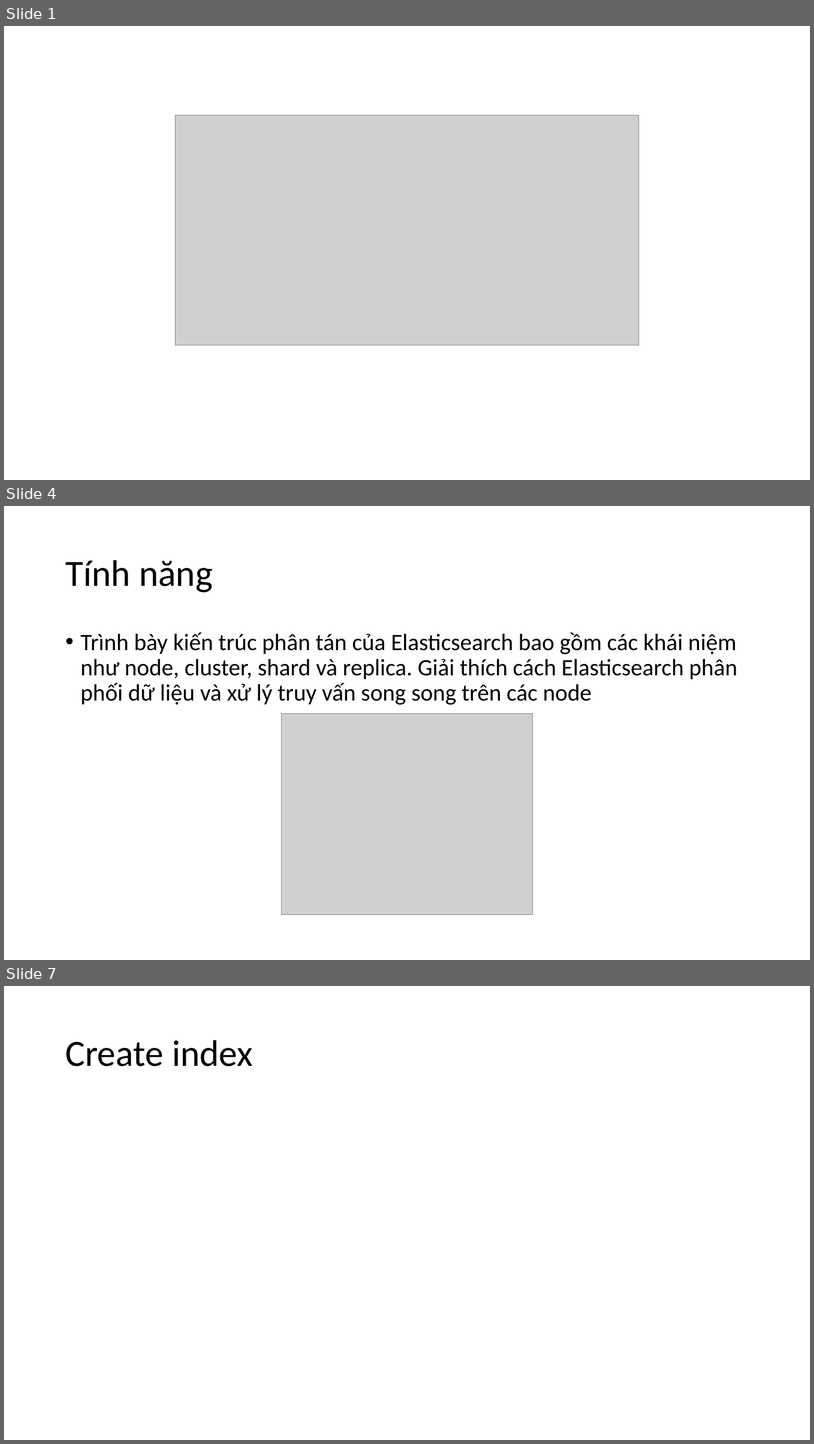
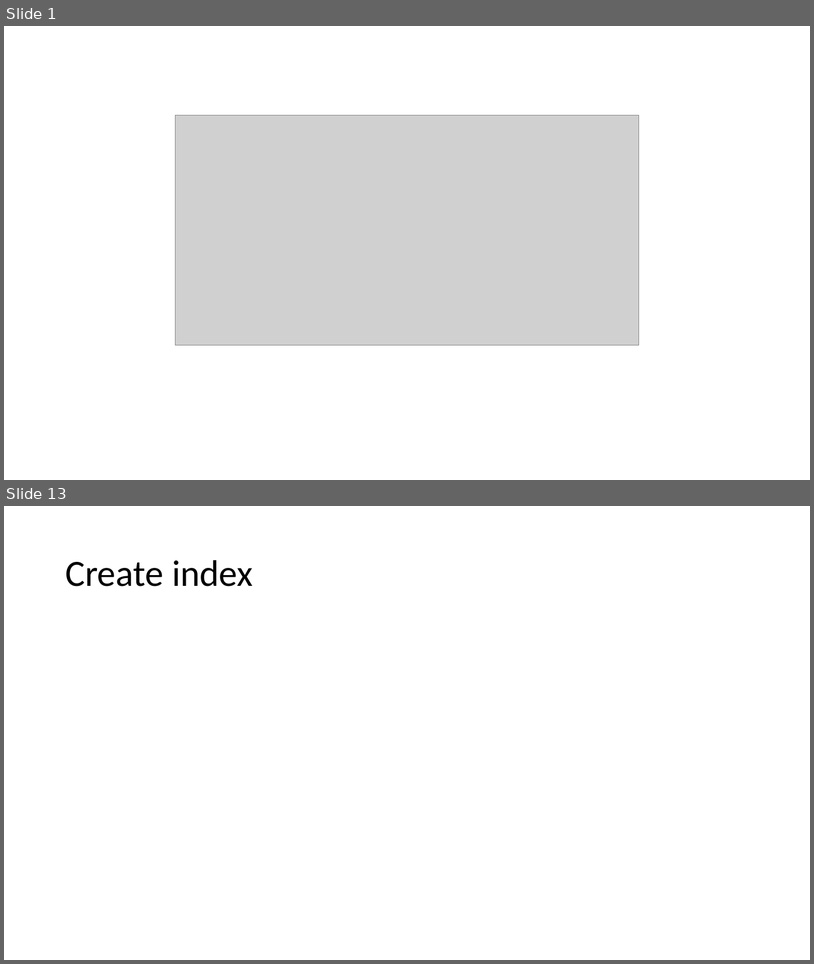
Before and after one commit to trunganhvu/Elasticsearch, a slide deck: SlideElasticSearch.pptx. Shown one above the other, each under a label of ours: slides 1, 4 and 7 before the commit, slides 1 and 13 after it; the slides between them are not shown. The pictures are 814x1444 and 814x964 pixels, drawn with LibreOffice and Linux fonts; fonts in the diff are those of the drawing; grey boxes stand for pictures. Boxes give left, top, right and bottom in pixels: in the first picture for what was removed or moved away, otherwise in the second. Text is boxed around its words. In the diff, an @@ line names an element or a change of style, - is before the commit and + after.

```diff
--- a/SlideElasticSearch.pptx
+++ b/SlideElasticSearch.pptx
@@ slide 4 removed at (4, 506, 810, 960), background #FFFFFF @@
@@ title removed at (65, 560, 213, 592) @@
-Tính năng
@@ text removed at (81, 632, 737, 705) @@
-• Trình bày kiến trúc phân tán của Elasticsearch bao gồm các khái niệm như node, cluster, shard và replica. Giải thích cách Elasticsearch phân phối dữ liệu và xử lý truy vấn song song trên các node
@@ picture removed at (282, 713, 533, 915) @@
@@ what was slide 7 is now slide 13 @@
```
Also in this commit, not shown: 1 slide changed, 10 slides added, 3 other slides removed.
